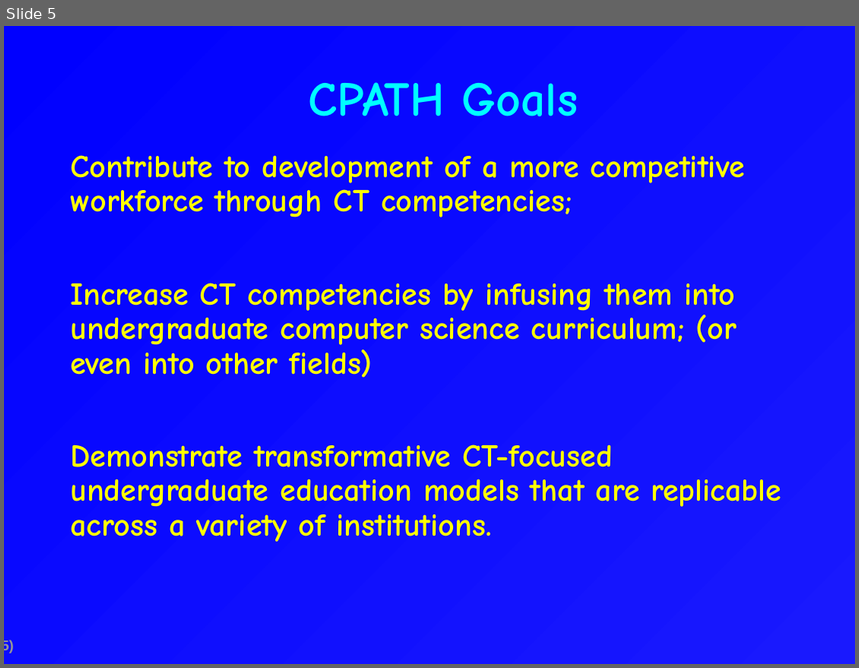
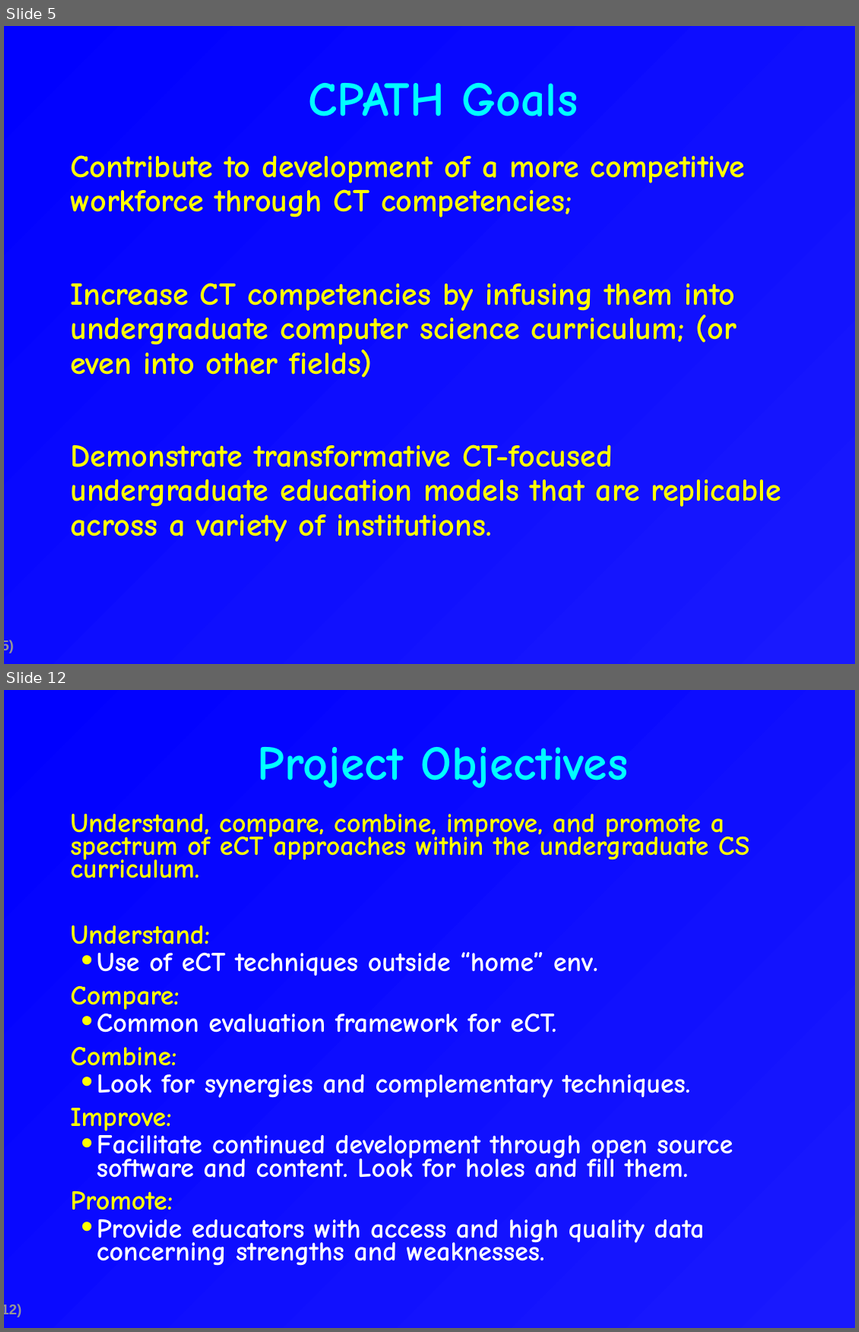
Before and after one commit to csdl/techreports, a slide deck: techreports/09-11/CPATH.Pitch.ppt. Shown one above the other, each under a label of ours: slide 5 before the commit, slides 5 and 12 after it; the slides between them are not shown. The pictures are 859x668 and 859x1332 pixels, drawn with LibreOffice and Linux fonts; fonts in the diff are those of the drawing. Boxes give left, top, right and bottom in pixels: in the first picture for what was removed or moved away, otherwise in the second. Text is boxed around its words. In the diff, an @@ line names an element or a change of style, - is before the commit and + after.

```diff
--- a/techreports/09-11/CPATH.Pitch.ppt
+++ b/techreports/09-11/CPATH.Pitch.ppt
@@ slide 12 added at (x1=4, y1=690, x2=855, y2=1328), background gradient #1919FE to #0000FF; not listed: 1 template element that a slide beside it also shows @@
@@ title added at (x1=258, y1=747, x2=628, y2=788), 41 pt, text #00FFFF, bold @@
+Project Objectives
@@ text added at (x1=70, y1=814, x2=750, y2=1266), 23 pt, text #FFFFFF, bold @@
+  Understand, compare, combine, improve, and promote a spectrum of eCT approaches within the undergraduate CS curriculum.
+  Understand:
+  • Use of eCT techniques outside “home” env.
+  Compare:
+  • Common evaluation framework for eCT.
+  Combine:
+  • Look for synergies and complementary techniques.
+  Improve:
+  • Facilitate continued development through open source software and content. Look for holes and fill them.
+  Promote:
+  • Provide educators with access and high quality data concerning strengths and weaknesses.
```
Also in this commit, not shown: 2 slides changed, 13 other slides added, 1 slide removed, 1 other file.
